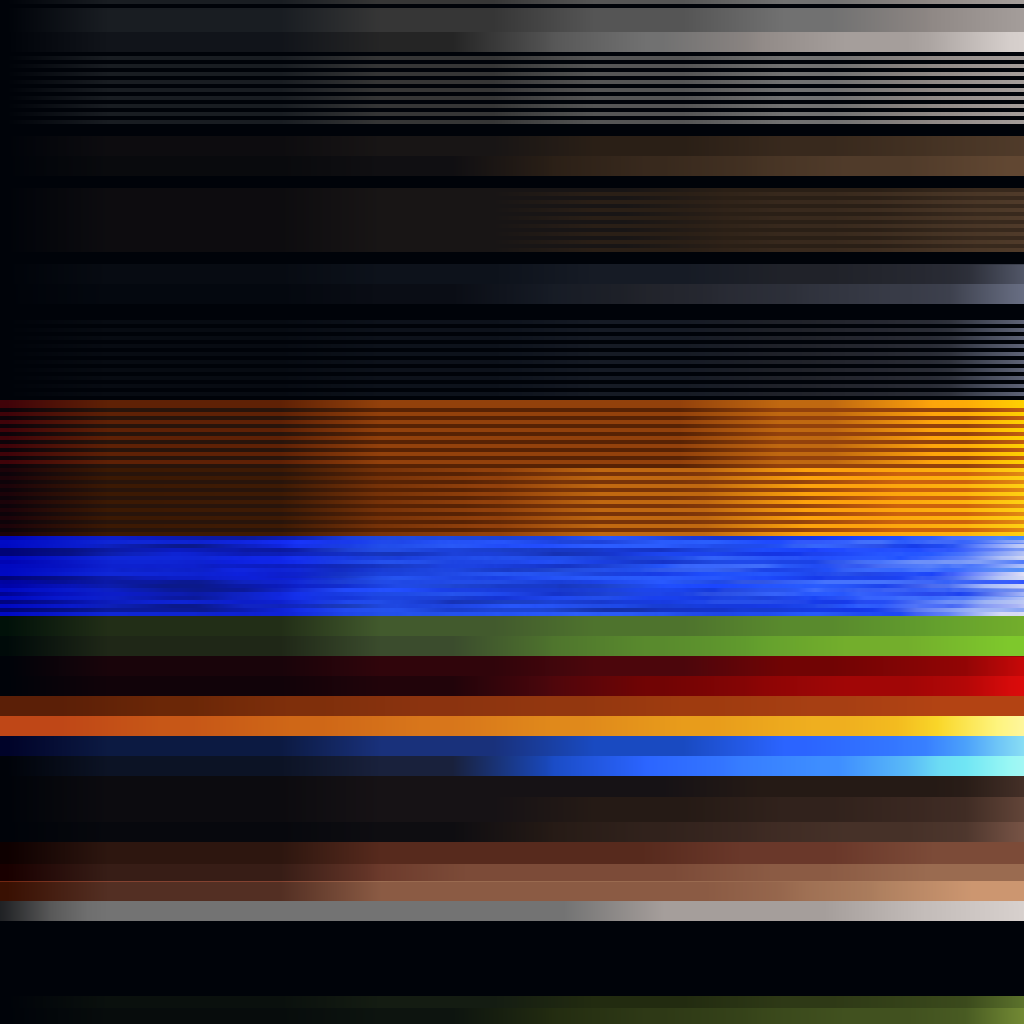
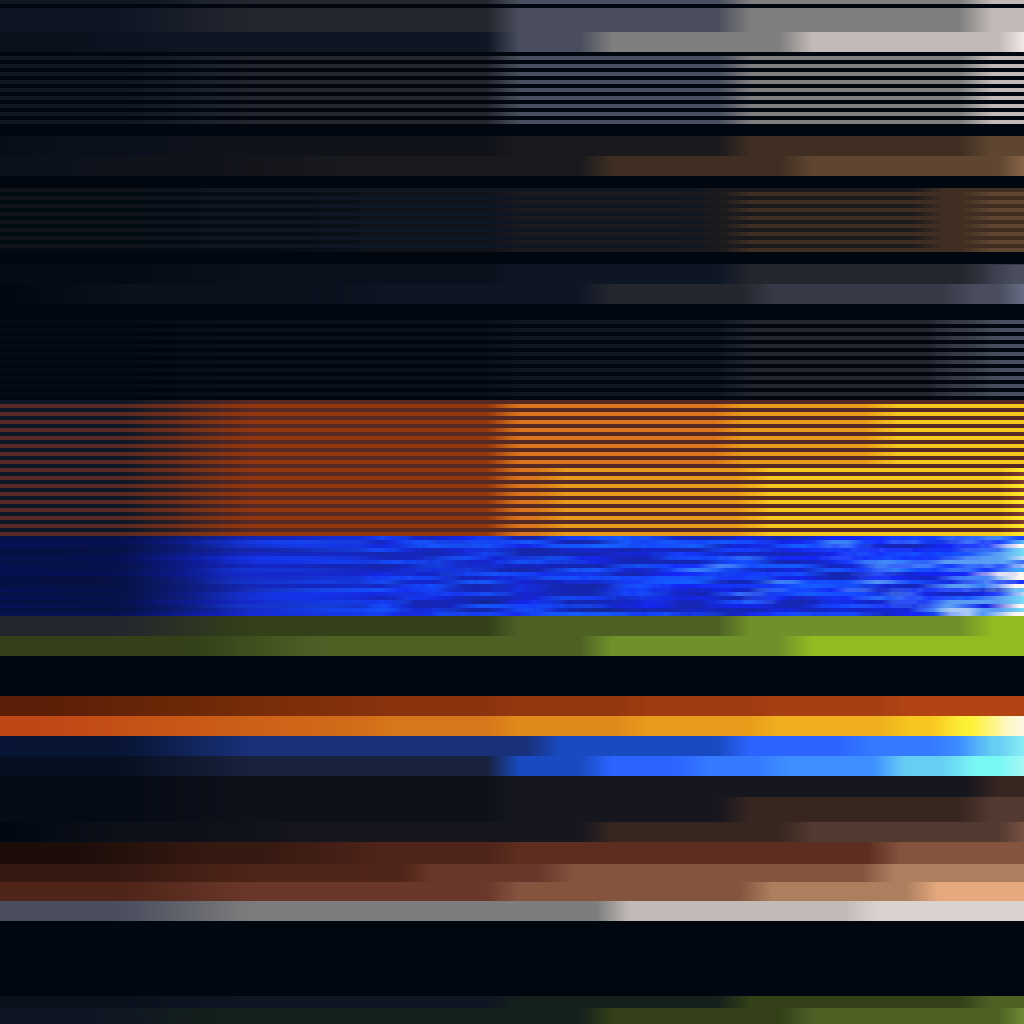
Layer changes from the first w=1024, h=1024 image to the second:
removed layer "Layer 38" over [0, 0, 1024, 1024]
added layer "Layer 52" above "Layer 7" over [0, 0, 1024, 1024]
added layer "Layer 47" (color dodge) above "Layer 46" over [1015, 32, 1024, 1024]
added layer "Layer 46" above "RampSource" over [0, 0, 1024, 1024]
added group "RampSource" with 20 layers above "Background" over [0, 0, 1024, 1024]
"Layer 25": blend color burn → multiply, moved it into group "RampSource", painted on it over [0, 0, 187, 1024]
removed layer "Layer 8" (was overlay, 70%) over [0, 0, 1024, 1024]
moved "Layer 27" into group "RampSource", painted on it over [1, 901, 1019, 921]
moved "Layer 16" into group "RampSource", painted on it over [0, 536, 1024, 616]
added layer "Layer 42" in group "RampSource" over [0, 400, 1024, 536]
moved "Layer 9" into group "RampSource", painted on it over [0, 400, 1024, 536]
moved "Layer 5 copy 2" into group "RampSource", painted on it over [0, 264, 1024, 408]
moved "Layer 5 copy 9" into group "RampSource", painted on it over [0, 842, 1024, 901]
moved "Layer 5 copy 8" into group "RampSource", painted on it over [0, 776, 1024, 842]
moved "Layer 23" into group "RampSource", painted on it over [0, 736, 1024, 776]
removed layer "Layer 5 copy 10" over [889, 736, 1024, 776]
removed layer "Layer 5 copy 7" over [140, 736, 992, 776]
moved "Layer 35" into group "RampSource" over [381, 696, 1024, 736]
removed layer "Layer 5 copy 6" over [381, 696, 1024, 736]
moved "Layer 5 copy 5" into group "RampSource", painted on it over [0, 656, 1024, 696]
moved "Layer 5 copy 4" into group "RampSource", painted on it over [0, 616, 1024, 656]
moved "Layer 5 copy" into group "RampSource", painted on it over [1, 136, 1024, 252]
moved "Layer 5 copy 3" into group "RampSource", painted on it over [0, 996, 1024, 1024]
moved "Layer 5" into group "RampSource", painted on it over [0, 0, 1024, 124]
